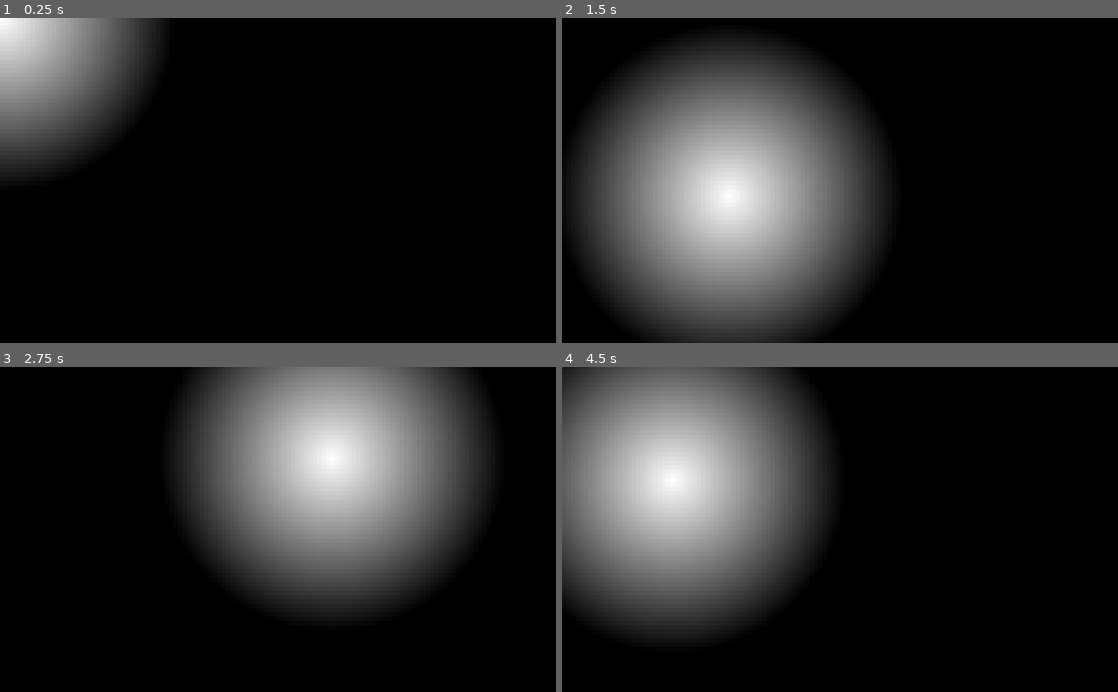
Above: before the commit, frames 1-4 (two rows, left to right).
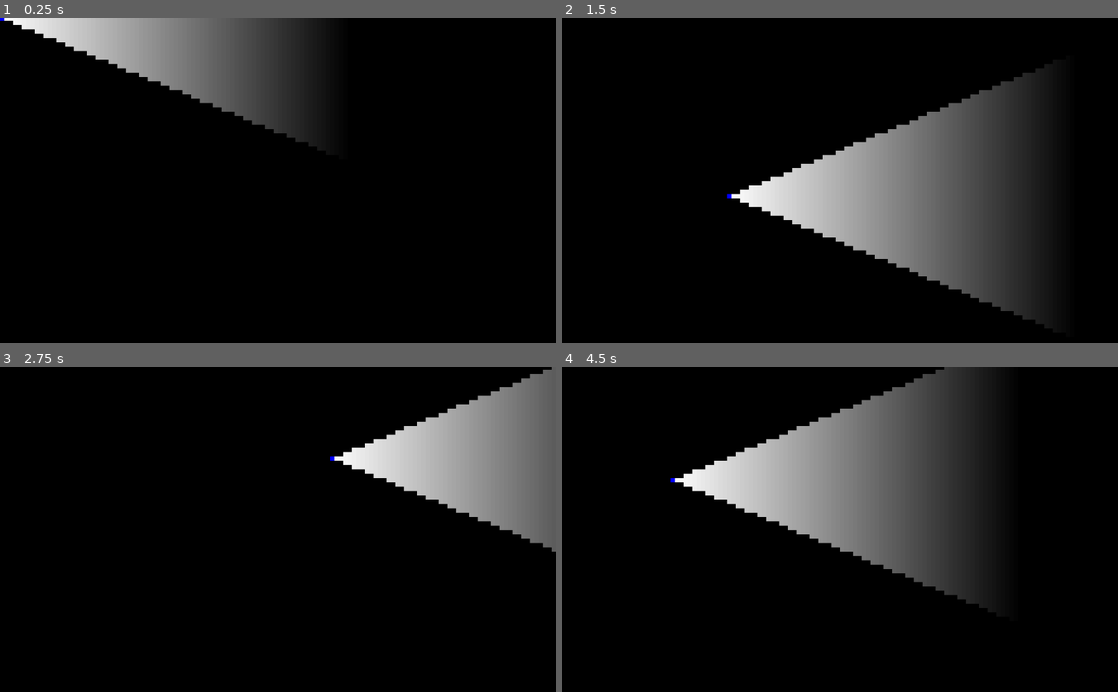
Above: after the commit, the same moments.

Repository: Germenzi/TileLights
Game: Godot game, scene res://Main.tscn
The game is run twice, just before and just after one commit, with the same random seed, the same clock (stepped at 60 frames per second) and the same inputs.
Inputs (mouse positions are in pixels of both pictures, inside the frame that each line leads up to):
- Up to frame 1 (0.25 s): no input
- Up to frame 2 (1.5 s): tap Enter at 0.5 s; move the mouse to (962, 164) at 0.52 s; tap Space at 1.25 s; move the mouse to (728, 196) at 1.27 s
- Up to frame 3 (2.75 s): tap Enter at 2 s; move the mouse to (333, 458) at 2.02 s
- Up to frame 4 (4.5 s): tap Space at 2.75, 4.25 s; move the mouse to (812, 594) at 2.77 s; tap Enter at 3.5 s; move the mouse to (1006, 578) at 3.52 s; move the mouse to (673, 480) at 4.27 s

The runs differ from the first frame. In frame 1, 19% of the frame differs, in the area x 0-57%, y 0-49%; in frame 2, 59%, in the area x 1-87%, y 6-100%; in frame 3, 42%; in frame 4, 52%.

Commit message:
Fixed direction lighter bug, when it didn't see an obstacles next to it

Diff:
--- a/Main.tscn
+++ b/Main.tscn
@@ -207,7 +207,7 @@
 			if flag2:
 				light_cell(Vector2(-x+x0, y+y0), (distance-x-y)/float(distance))
 
-
+# light_cone_angle
 func add_direct_lighter(cell:Vector2, distance:int, angle:float):
 	var x0:int = cell.x
 	var y0:int = cell.y
@@ -225,7 +225,7 @@
 
 	for x in range(distance+1):
 		y_scale = tan(angle/2)
-		for y in range(x*y_scale + 1):
+		for y in range(distance*y_scale + 1):
 
 			flag1 = true
 			flag2 = true
@@ -245,19 +245,20 @@
 				parts.append(2)
 				flag2 = false
 
-			for i in range(len(obsts1)):
-				if phi_x > obsts1[i] and phi_y > obsts2[i]:
-					match parts[i]:
-						1:
-							flag1 = false
-						2:
-							flag2 = false
-
-			if flag1:
-				light_cell(Vector2(x+x0, y+y0), (distance-x)/float(distance))
-
-			if flag2 and y != 0:
-				light_cell(Vector2(x+x0, -y+y0), (distance-x)/float(distance))
+			if y < x*tan(angle/2):
+				for i in range(len(obsts1)):
+					if phi_x > obsts1[i] and phi_y > obsts2[i]:
+						match parts[i]:
+							1:
+								flag1 = false
+							2:
+								flag2 = false
+
+				if flag1:
+					light_cell(Vector2(x+x0, y+y0), (distance-x)/float(distance))
+
+				if flag2 and y != 0:
+					light_cell(Vector2(x+x0, -y+y0), (distance-x)/float(distance))
 
 func _process(delta):
 
@@ -275,9 +276,9 @@
 
 	clear_lights()
 	# ctrl + k
-	add_circle_lighter(pixel2cell(get_local_mouse_position()), 40)
+#	add_circle_lighter(pixel2cell(get_local_mouse_position()), 25)
 #	add_rhombous_lighter(pixel2cell(get_local_mouse_position()), 40)
-#	add_direct_lighter(pixel2cell(get_local_mouse_position()), 80, PI/4)
+	add_direct_lighter(pixel2cell(get_local_mouse_position()), 80, PI/4)
 
 	update()
 
